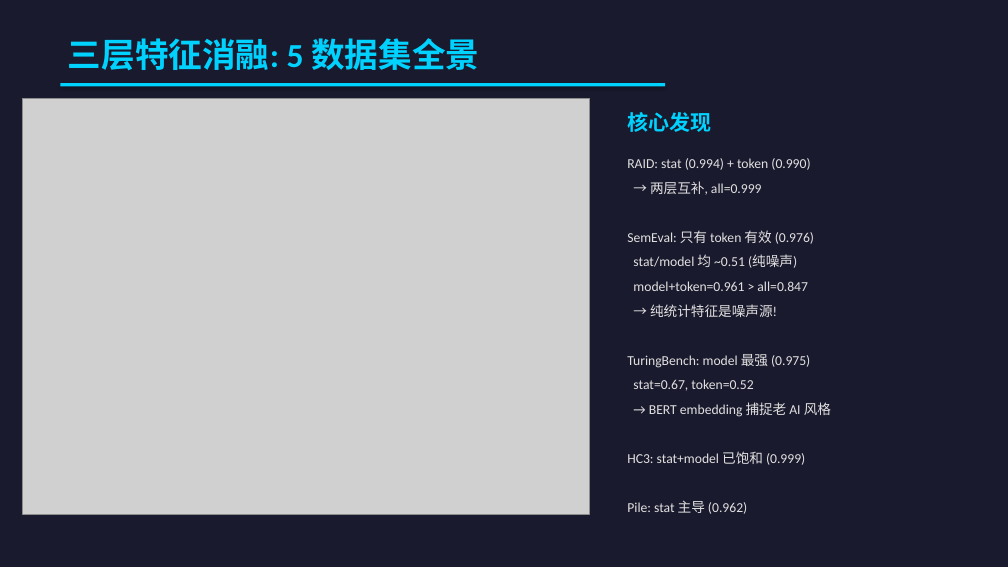
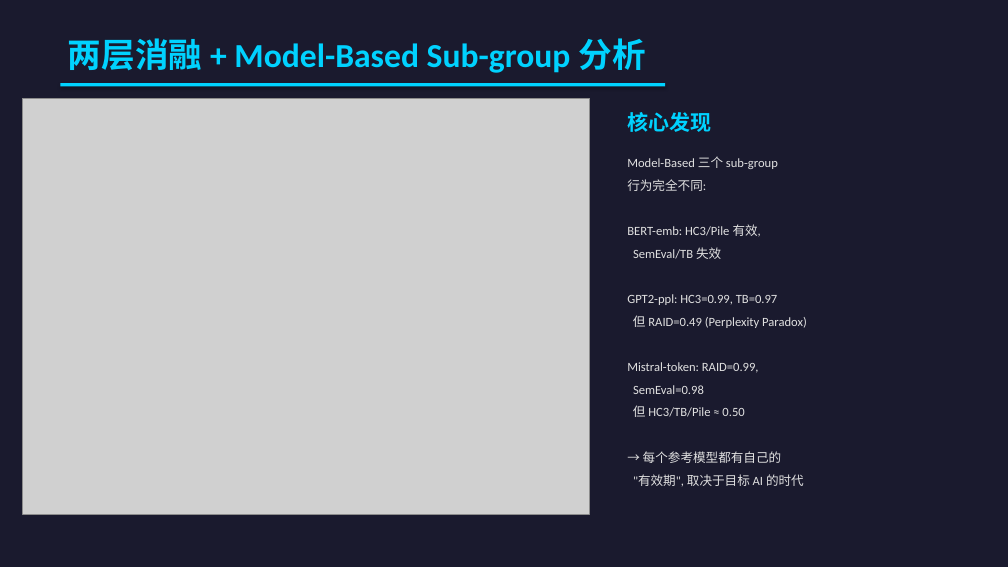
Before and after one commit to HaibinLai/HC3, a slide deck: slide 21 of reports/AIGC_Detection_Presentation.pptx. Drawn at 1008x567 pixels with LibreOffice and Linux fonts; fonts in the diff are those of the drawing; grey boxes stand for pictures. Boxes give left, top, right and bottom in pixels: in the first picture for what was removed or moved away, otherwise in the second. Text is boxed around its words. In the diff, an @@ line names an element or a change of style, - is before the commit and + after.

```diff
--- a/reports/AIGC_Detection_Presentation.pptx
+++ b/reports/AIGC_Detection_Presentation.pptx
@@ text at [68,38,646,73]: text changed @@
-三层特征消融: 5 数据集全景
+两层消融 + Model-Based Sub-group 分析
@@ text at [627,156,807,486]: text changed; size 13 to 12 pt @@
-RAID: stat (0.994) + token (0.990)
-→ 两层互补, all=0.999
-SemEval: 只有 token 有效 (0.976)
-stat/model 均 ~0.51 (纯噪声)
-model+token=0.961 > all=0.847
-→ 纯统计特征是噪声源!
-TuringBench: model 最强 (0.975)
-stat=0.67, token=0.52
-→ BERT embedding 捕捉老 AI 风格
-HC3: stat+model 已饱和 (0.999)
-Pile: stat 主导 (0.962)
+Model-Based 三个 sub-group
+行为完全不同:
+BERT-emb: HC3/Pile 有效,
+SemEval/TB 失效
+GPT2-ppl: HC3=0.99, TB=0.97
+但 RAID=0.49 (Perplexity Paradox)
+Mistral-token: RAID=0.99,
+SemEval=0.98
+但 HC3/TB/Pile ≈ 0.50
+→ 每个参考模型都有自己的
+"有效期", 取决于目标 AI 的时代
```
Also in this commit, not shown: 2 other slides changed, 6 other files.
